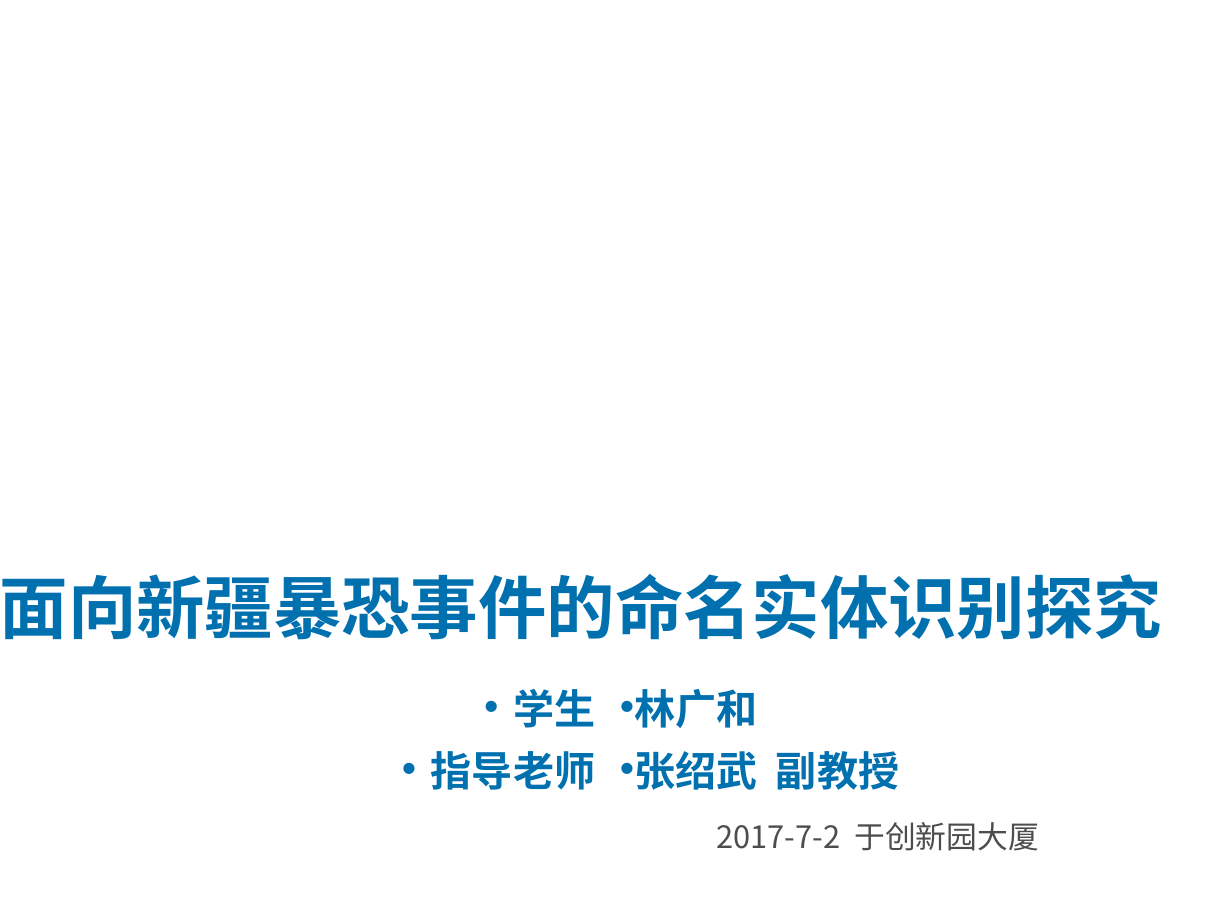
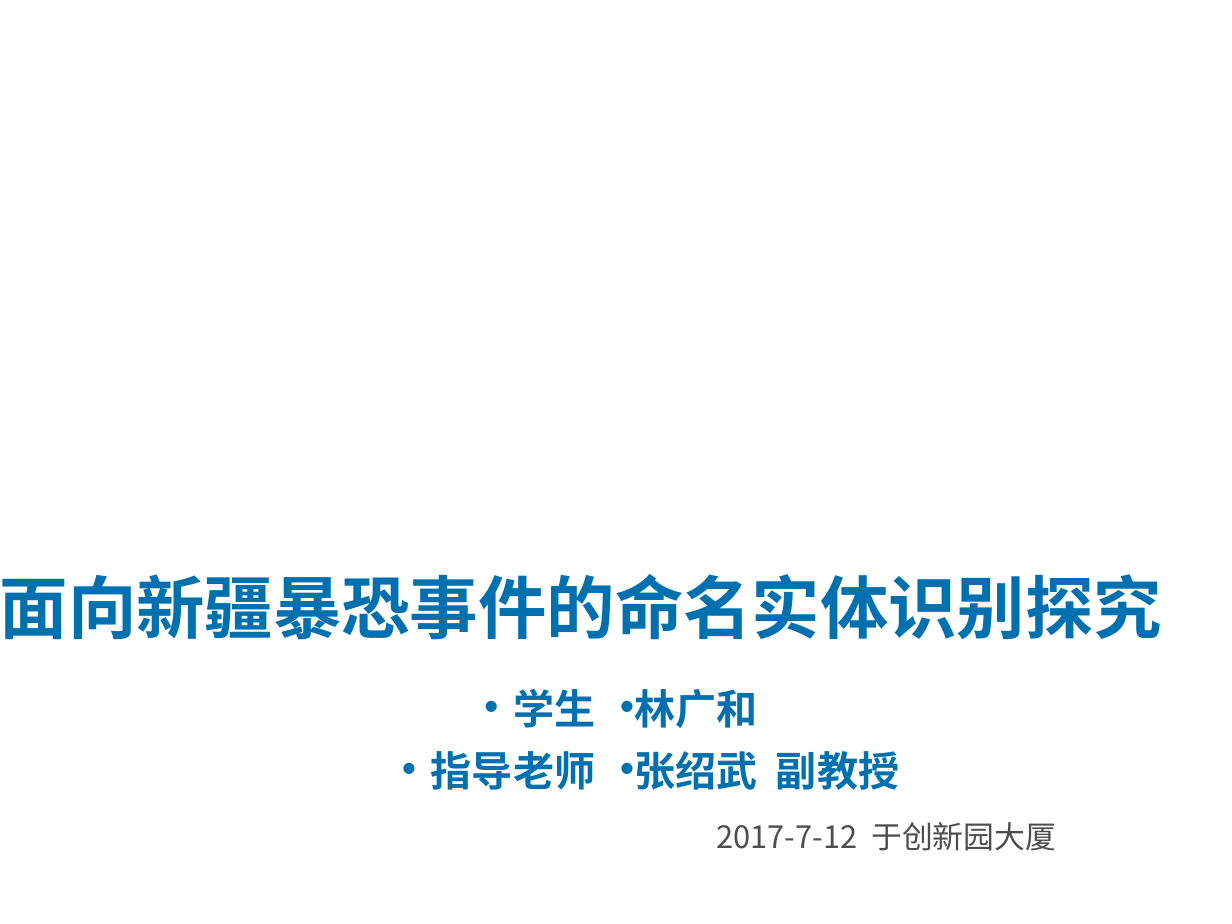
Before and after one commit to jxwb088047/Interim_reply, a slide deck: slide 1 of 林广和中期答辩.pptx. Drawn at 1232x924 pixels with LibreOffice and Linux fonts; fonts in the diff are those of the drawing; background and template pictures are left out. Boxes give left, top, right and bottom in pixels: in the first picture for what was removed or moved away, otherwise in the second. Text is boxed around its words. In the diff, an @@ line names an element or a change of style, - is before the commit and + after.

```diff
--- a/林广和中期答辩.pptx
+++ b/林广和中期答辩.pptx
@@ text at (x1=717, y1=822, x2=1056, y2=851): text changed @@
-2017-7-2 于创新园大厦
+2017-7-12 于创新园大厦
```
Also in this commit, not shown: 10 other slides changed, 4 slides added, 6 slides removed, 6 other files.
